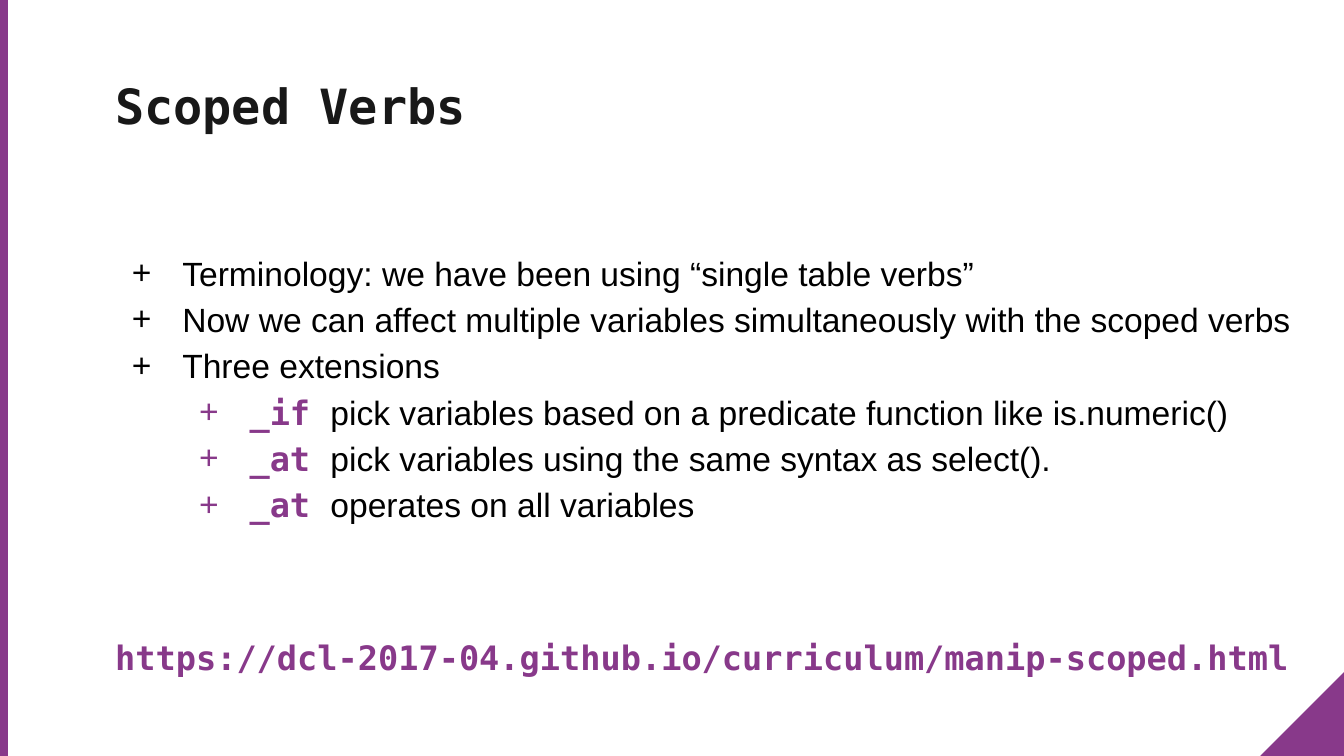
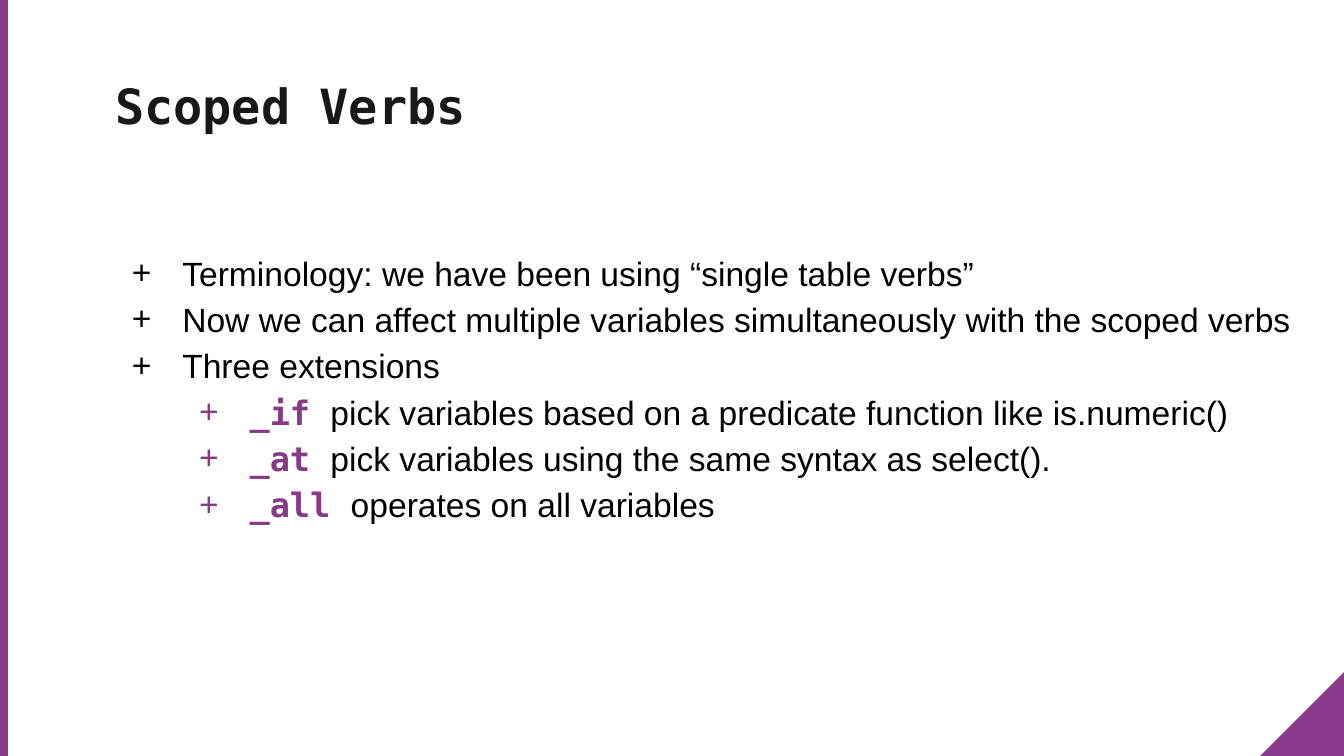
Before and after one commit to MeyerGrace/dive-into-dplyr, a slide deck: slide 33 of dive_into_dplyr.pptx. Drawn at 1344x756 pixels with LibreOffice and Linux fonts; fonts in the diff are those of the drawing; background and template pictures are left out. Boxes give left, top, right and bottom in pixels: in the first picture for what was removed or moved away, otherwise in the second. Text is boxed around its words. In the diff, an @@ line names an element or a change of style, - is before the commit and + after.

```diff
--- a/dive_into_dplyr.pptx
+++ b/dive_into_dplyr.pptx
@@ text at <box>250,491,714,525</box>: text changed; font DejaVu Sans Mono to Arial; text colour #88398A to #000000; bold off @@
-  + _at operates on all variables
-https://dcl-2017-04.github.io/curriculum/manip-scoped.html
+  + _all operates on all variables
```
Also in this commit, not shown: 14 other slides changed, 2 other files.
